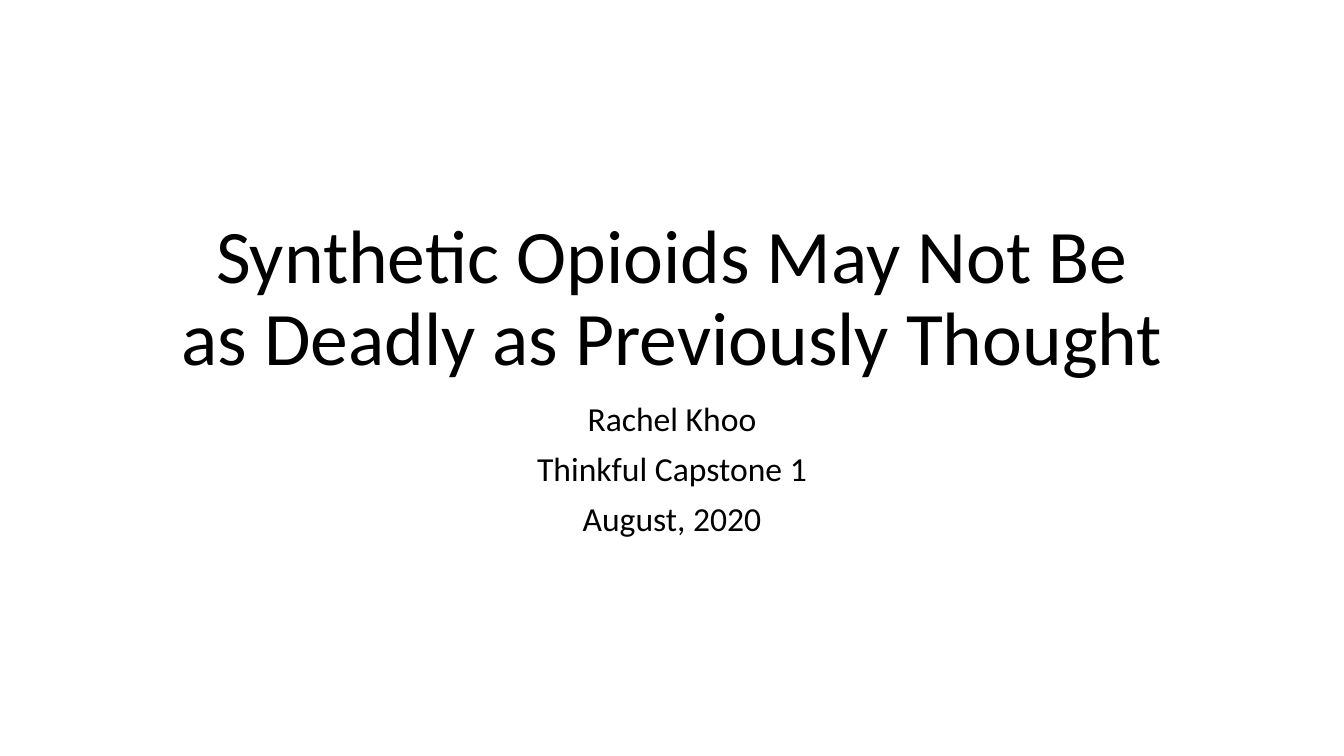
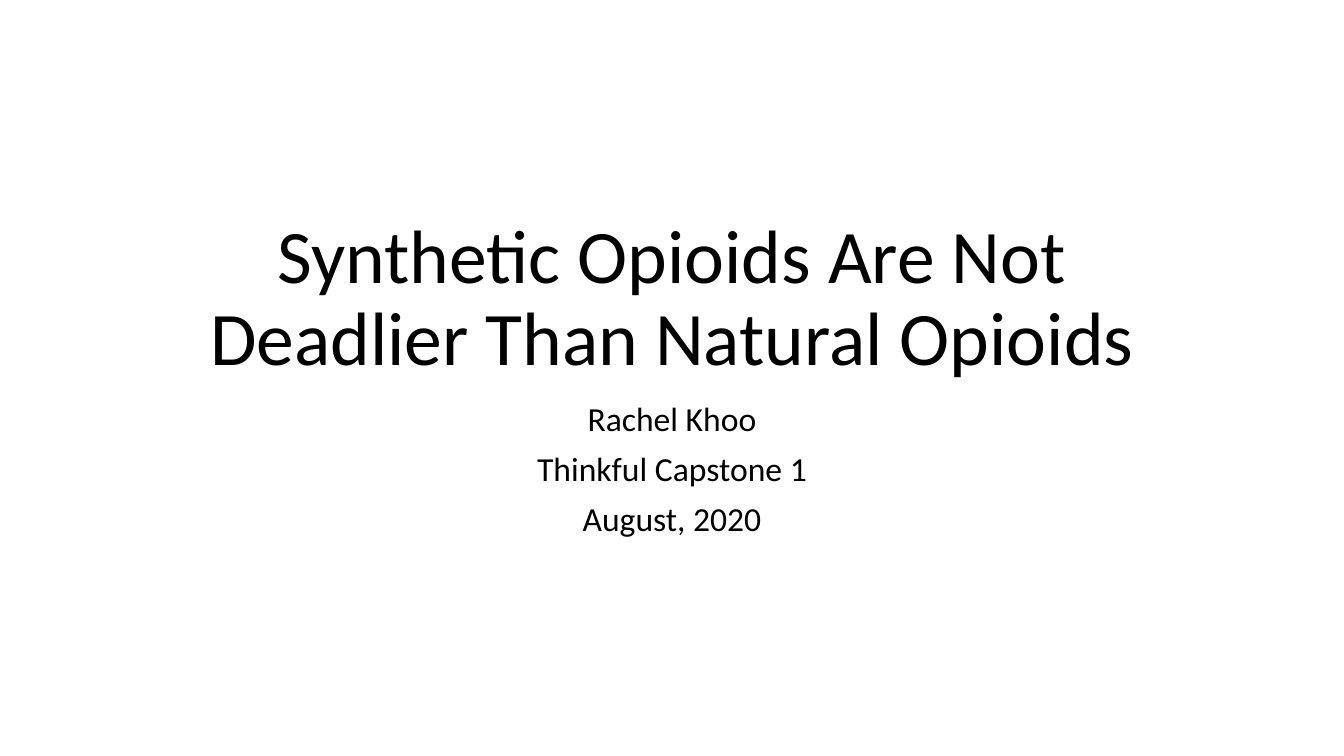
Before and after one commit to rhkhoo/Synthetic_Opioid_Deaths, a slide deck: slide 1 of Effect of Synthetic Opioid Prescriptions on Death Rate.pptx. Drawn at 1344x756 pixels with LibreOffice and Linux fonts; fonts in the diff are those of the drawing. Boxes give left, top, right and bottom in pixels: in the first picture for what was removed or moved away, otherwise in the second. Text is boxed around its words. In the diff, an @@ line names an element or a change of style, - is before the commit and + after.

Commit message:
Changed title and added visuals

```diff
--- a/Effect of Synthetic Opioid Prescriptions on Death Rate.pptx
+++ b/Effect of Synthetic Opioid Prescriptions on Death Rate.pptx
@@ title at (210,230,1133,378): text changed @@
-Synthetic Opioids May Not Be as Deadly as Previously Thought
+Synthetic Opioids Are Not Deadlier Than Natural Opioids
```
Also in this commit, not shown: 3 other slides changed.
